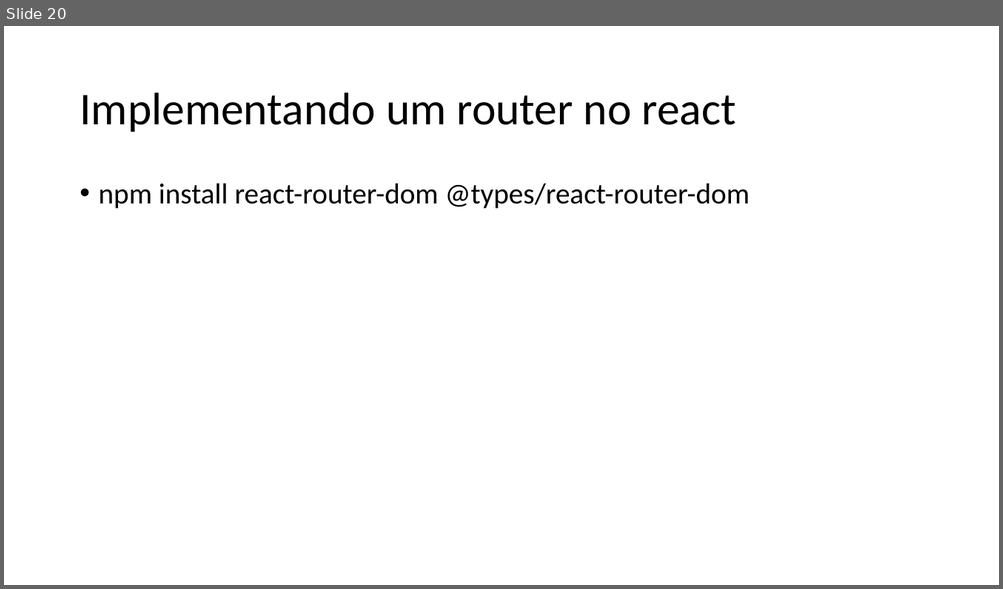
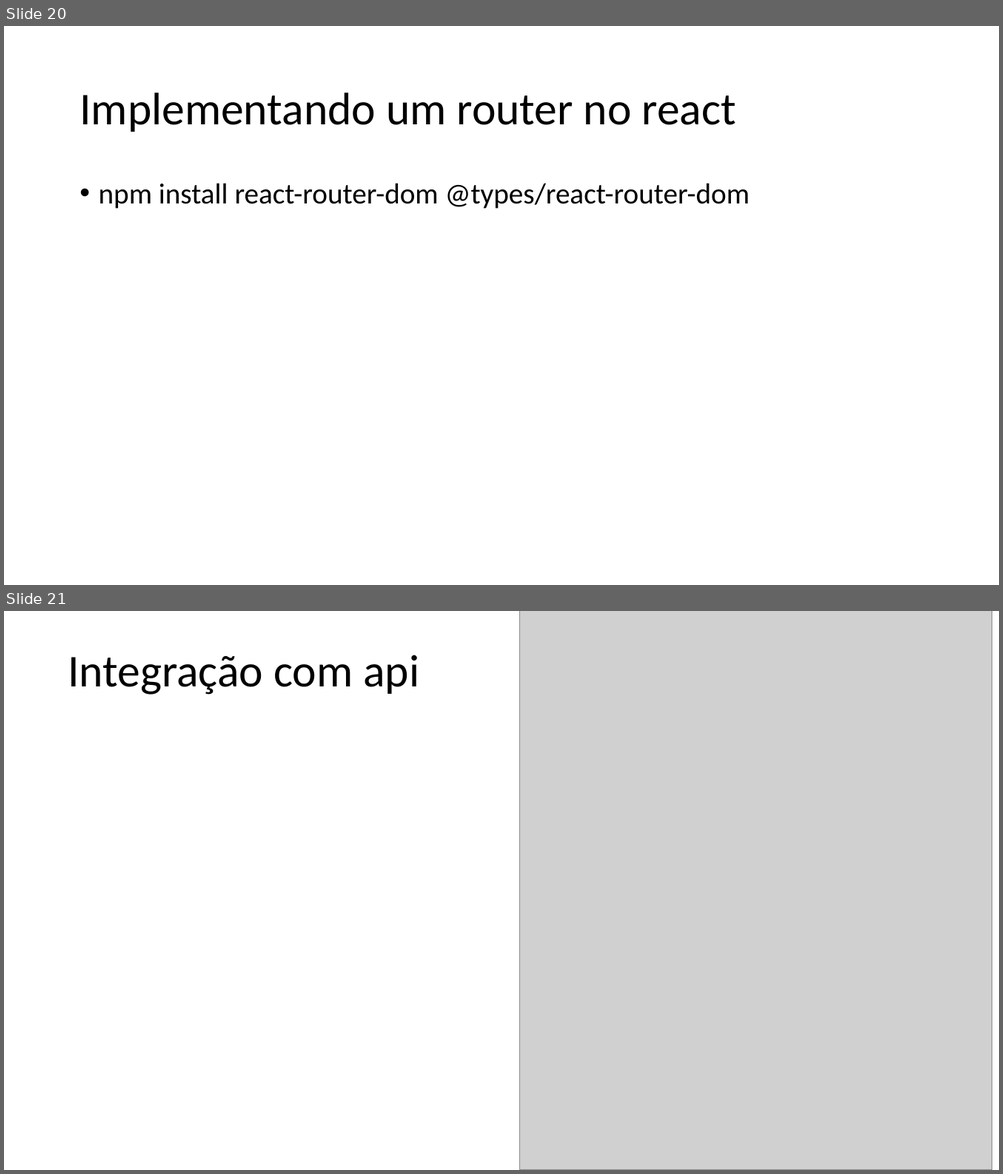
Before and after one commit to qmclouca/Prova-SENAC, a slide deck: prova-SENAC/Prova SENAC.pptx. Shown one above the other, each under a label of ours: slide 20 before the commit, slides 20 and 21 after it. The pictures are 1003x589 and 1003x1174 pixels, drawn with LibreOffice and Linux fonts; fonts in the diff are those of the drawing; grey boxes stand for pictures. Boxes give left, top, right and bottom in pixels: in the first picture for what was removed or moved away, otherwise in the second. Text is boxed around its words. In the diff, an @@ line names an element or a change of style, - is before the commit and + after.

```diff
--- a/prova-SENAC/Prova SENAC.pptx
+++ b/prova-SENAC/Prova SENAC.pptx
@@ slide 21 added at (4,611,999,1170), background #FFFFFF @@
@@ picture added at (520,611,992,1170) @@
@@ title added at (68,655,419,695), 44 pt, text #000000 @@
+Integração com api
```
Also in this commit, not shown: 1 other slide added, 1 other file.
